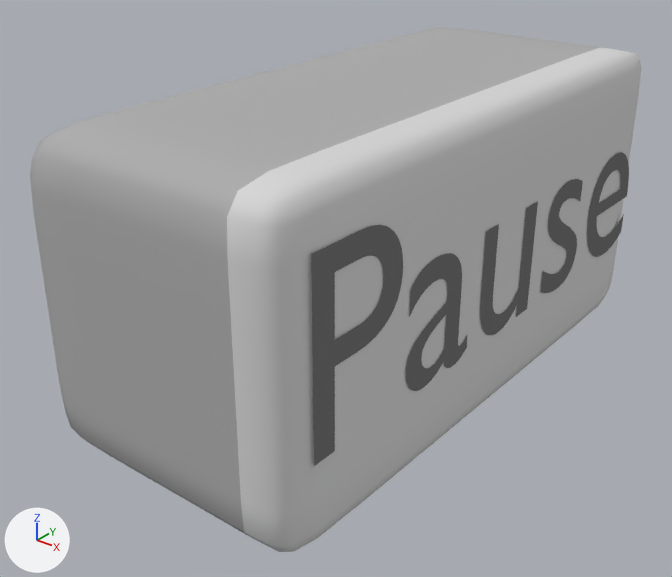
A saved change to the Blender file graphics-src/buttons.blend.
Before and after are seen from a 50 mm camera at (12.8, -14.25, 8.69) aimed at (-0.59, 2.48, -1.68). The axes (+X, +Y, +Z) are drawn at lower left. The lights are the same throughout.

The scene before the commit, as lines of its bpy script (objects in view):
```python
me_cube_018 = bpy.data.meshes.new('Cube.018')
me_cube_018.from_pydata(...)  # 28 vertices, 28 faces; spans x -1.0..1.0, y -1.25..1.0, z -1.0..1.02
me_cube_018.polygons.foreach_set('use_smooth', [True] * 28)
# faces by material slot: [19, 9]
me_cube_018.materials.append(mat_whitebtn)  # grey #afafaf
me_cube_018.materials.append(mat_whitebtn_001)  # light grey #d8d8d8
txt_text_010 = bpy.data.curves.new('Text.010', 'FONT')
txt_text_010.body = 'Pause'
txt_text_010.materials.append(mat_whitebtntxt_001)  # grey #757575
ob_cube_special_008 = bpy.data.objects.new('cube-special.008', me_cube_018)
ob_cube_special_008.location = (0.0, 2.9, -0.35)
ob_cube_special_008.rotation_euler = (3.142, 0.0, 0.0)  # degrees (180, 0, 0)
ob_cube_special_008.scale = (3.39, 6.94, 3.86)
_m = ob_cube_special_008.modifiers.new('Subsurf', 'SUBSURF')
_m.levels = 5
_m.render_levels = 5
ob_text_007 = bpy.data.objects.new('Text.007', txt_text_010)
ob_text_007.location = (3.42, -3.65, -2.08)
ob_text_007.rotation_euler = (1.571, 0.0, 1.571)  # degrees (90, 0, 90)
ob_text_007.scale = (6.46, 6.46, 6.46)
```
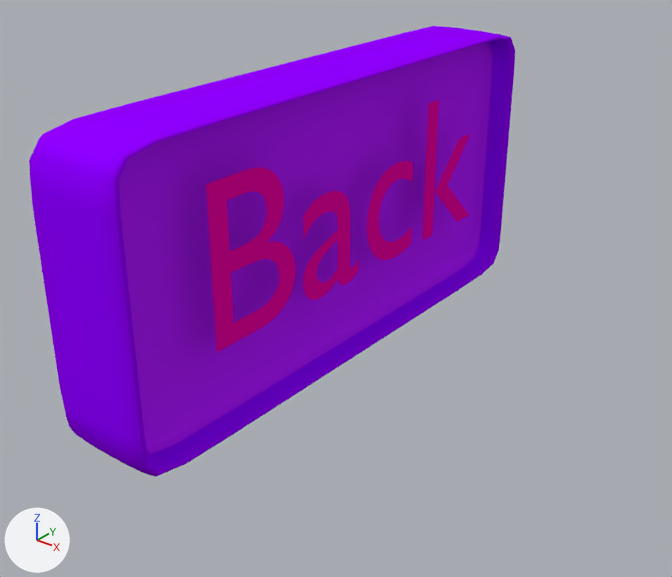
Commit message: Made model of back button

Pixel boxes [x1, y1, x2, y2] of what changed, in the pictures (672 x 577 px; the box of a moved part takes in the faces that stretch with it):
```json
{"object": "cube-special.008", "change": "reshaped", "before": [30, 27, 642, 552], "after": [29, 26, 515, 477], "on screen": "21% narrower, 14% shorter"}
{"object": "Text.007", "change": "deleted", "before": [311, 152, 629, 466]}
{"object": "Text.010", "change": "added", "after": [206, 100, 470, 352]}
{"part": 1, "of": "me_cube_018", "change": "moved or reshaped", "before": [61, 29, 642, 552], "after": [43, 27, 515, 477]}
{"part": 2, "of": "me_cube_018", "change": "recoloured", "before": [30, 27, 469, 456], "after": [29, 26, 442, 446], "on screen": "grey to purple"}
```

The change, as JSON lines over the scene's bpy script:
```json
{"op": "add", "block": "mat_special_001", "code": ["mat_special_001 = diffuse_material('special.001')", "mat_special_001.base_color = (0.3, 0.0, 1.0)  # purple #9500ff"]}
{"op": "add", "block": "mat_material_014", "code": ["mat_material_014 = diffuse_material('Material.014')", "mat_material_014.base_color = (0.455, 0.0119, 1.0)  # purple #b41cff"]}
{"op": "add", "block": "mat_material_015", "code": ["mat_material_015 = diffuse_material('Material.015')", "mat_material_015.base_color = (0.8, 0.0, 0.35)  # pink #e700a0"]}
{"block": "me_cube_018", "where": "# used by ob_cube_special_008; location = (0.0, 2.9, -0.35); rotation_euler = (3.142, 0.0, 0.0), in degrees (180, 0, 0); scale = (3.39, 6.94, 3.86)"}
{"op": "remove", "block": "me_cube_018", "code": "me_cube_018.from_pydata(...)  # 28 vertices, 28 faces; spans x -1.0..1.0, y -1.25..1.0, z -1.0..1.02"}
{"op": "remove", "block": "me_cube_018", "code": "me_cube_018.materials.append(mat_whitebtn_001)  # light grey #d8d8d8"}
{"op": "add", "block": "me_cube_018", "code": "me_cube_018.from_pydata(...)  # 36 vertices, 36 faces; spans x -1.0..0.0, y -1.25..1.0, z -1.0..1.02"}
{"block": "me_cube_018", "change": "me_cube_018 part 1"}
{"block": "me_cube_018", "change": "12 vertices are removed from x 1.0, y -1.25..1.0, z -1.0..1.02"}
{"block": "me_cube_018", "change": "17 faces are deleted"}
{"block": "me_cube_018", "change": "12 vertices are added at x -0.48, y -1.17..0.92, z -0.93..0.95"}
{"block": "me_cube_018", "change": "8 new vertices lie (1.0, 0.0, 0.0) away from vertices in x -1.0, y -1.25..1.0, z -1.0..1.02"}
{"block": "me_cube_018", "change": "9 new faces join them, mat_material_014 (purple #b41cff)"}
{"block": "me_cube_018", "change": "16 new faces join them, mat_special_001 (purple #9500ff)"}
{"block": "me_cube_018", "change": "me_cube_018 part 2: 11 faces spanning x -1.0, y -1.25..1.0, z -1.0..1.02 switch from mat_whitebtn (grey #afafaf) to mat_special_001 (purple #9500ff)"}
{"op": "add", "block": "me_cube_018", "code": "me_cube_018.materials.append(mat_material_014)  # purple #b41cff"}
{"op": "add", "block": "txt_text_014", "code": ["txt_text_014 = bpy.data.curves.new('Text.014', 'FONT')", "txt_text_014.body = 'Back'", "txt_text_014.materials.append(mat_material_015)  # pink #e700a0"]}
{"op": "remove", "block": "ob_text_007", "code": ["ob_text_007 = bpy.data.objects.new('Text.007', txt_text_010)", "ob_text_007.location = (3.42, -3.65, -2.08)", "ob_text_007.rotation_euler = (1.571, 0.0, 1.571)  # degrees (90, 0, 90)", "ob_text_007.scale = (6.46, 6.46, 6.46)"]}
{"op": "add", "block": "ob_text_010", "code": ["ob_text_010 = bpy.data.objects.new('Text.010', txt_text_014)", "ob_text_010.location = (-0.85, -1.98, -1.85)", "ob_text_010.rotation_euler = (1.571, 0.0, 1.571)  # degrees (90, 0, 90)", "ob_text_010.scale = (5.9, 5.9, 5.9)"]}
```
